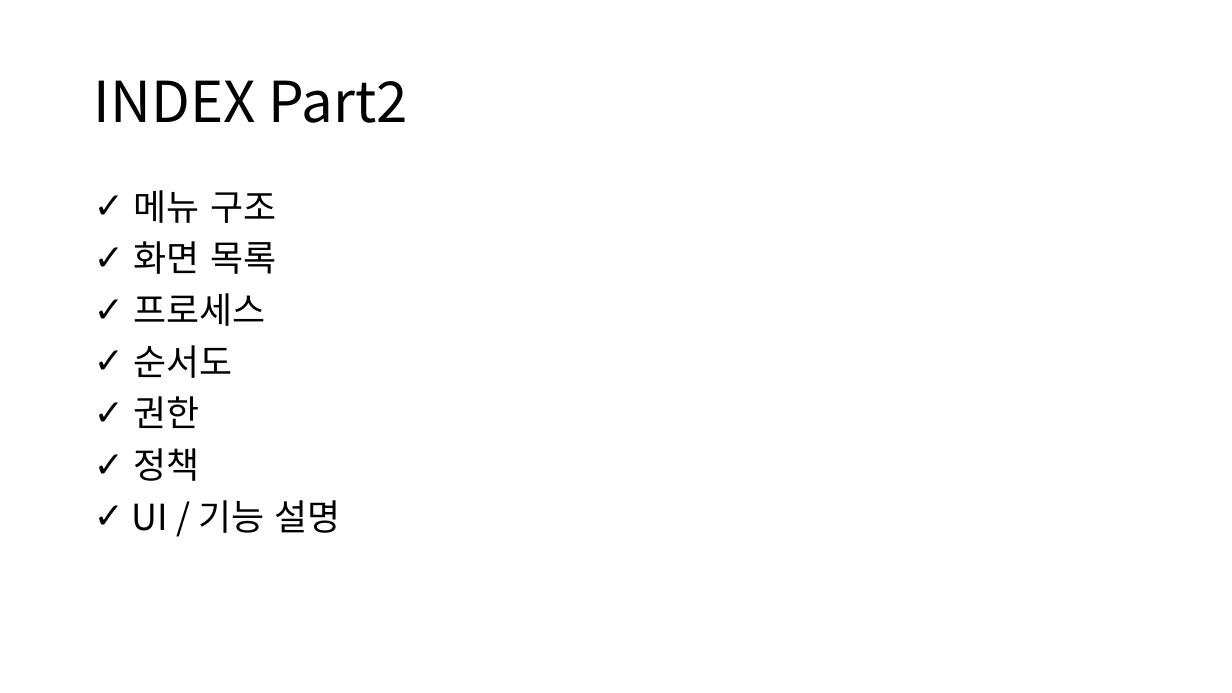
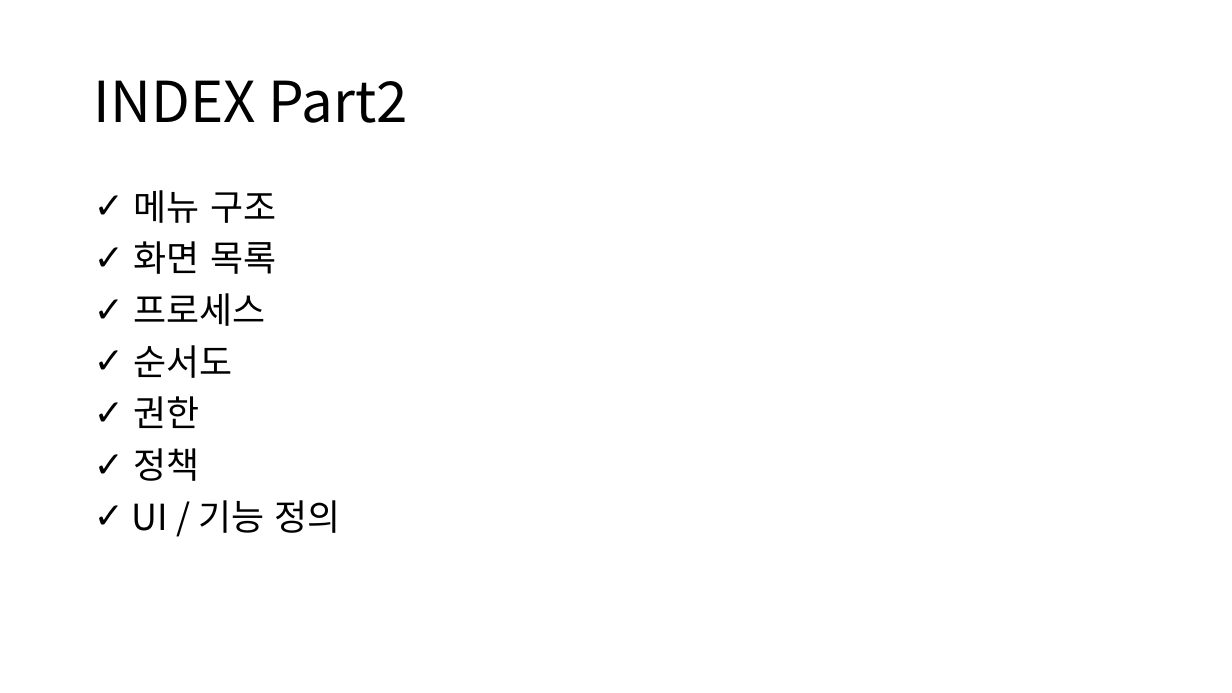
Before and after one commit to piepenie/NO6, a slide deck: slide 5 of MBTI 스토리보드.pptx. Drawn at 1232x693 pixels with LibreOffice and Linux fonts; fonts in the diff are those of the drawing. Boxes give left, top, right and bottom in pixels: in the first picture for what was removed or moved away, otherwise in the second. Text is boxed around its words. In the diff, an @@ line names an element or a change of style, - is before the commit and + after.

```diff
--- a/MBTI 스토리보드.pptx
+++ b/MBTI 스토리보드.pptx
@@ text at (x1=132, y1=500, x2=341, y2=533): text changed @@
-✓ UI / 기능 설명
+✓ UI / 기능 정의
```
Also in this commit, not shown: 9 slides added.
